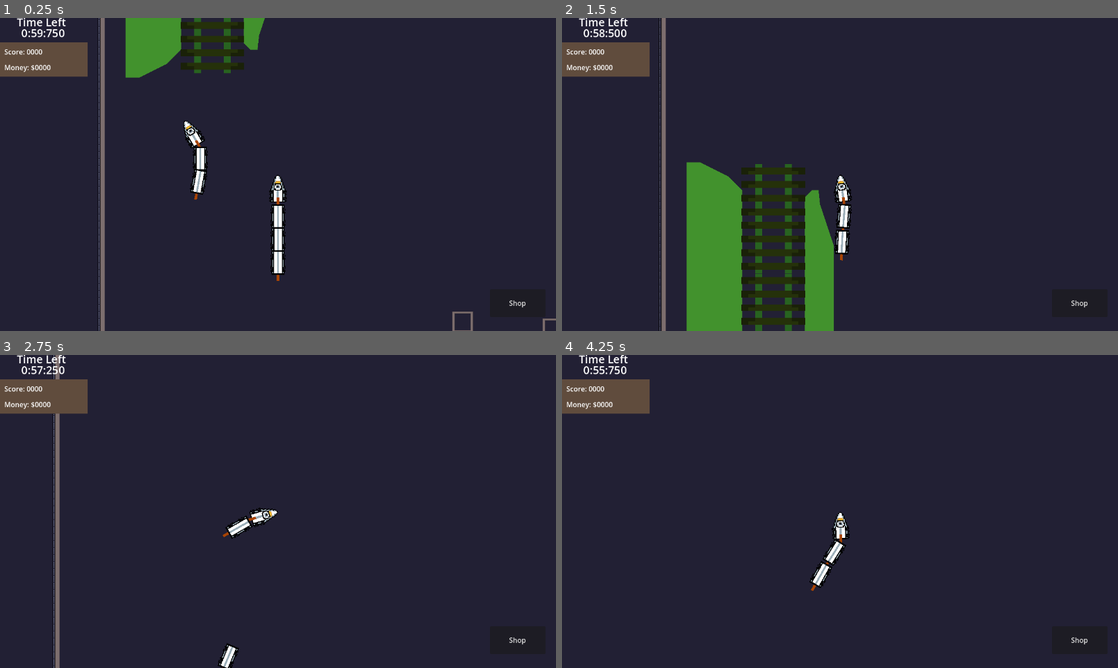
Above: before the commit, frames 1-4 (two rows, left to right).
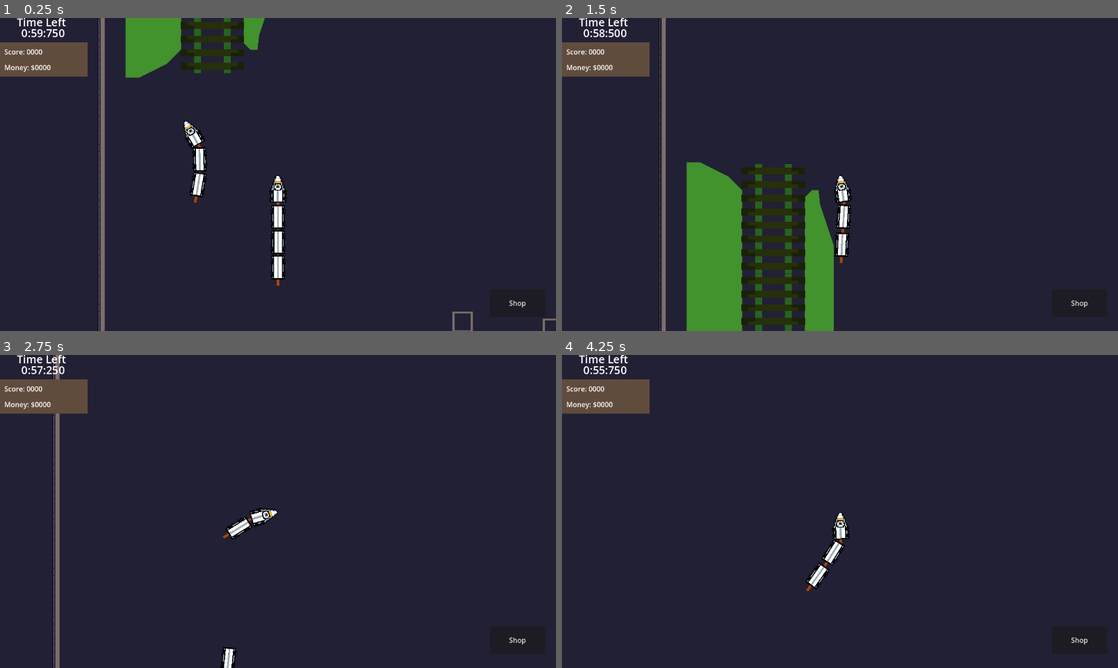
Above: after the commit, the same moments.

Repository: GodMadeEarth/Godot-Wild-Jam-59
Game: Godot game, scene res://sences/game.tscn
Same seed, same stepped clock (60 frames per second), same inputs: the game is played once before the commit and once after it.
Inputs (mouse positions are in pixels of both pictures, inside the frame that each line leads up to):
- Up to frame 1 (0.25 s): no input
- Up to frame 2 (1.5 s): move the mouse to (962, 158) at 0.52 s; hold Up (ui_up) 0.53-1.28 s; tap Shift (Dash) at 0.6 s; move the mouse to (728, 190) at 1.27 s; hold Down (ui_down) from 1.28 s (still down); tap A (Move_L) at 1.35 s
- Up to frame 3 (2.75 s): move the mouse to (333, 442) at 2.02 s; release Down (ui_down) at 2.03 s; hold Up (ui_up) from 2.03 s (still down); hold D (Move_R) from 2.03 s (still down)
- Up to frame 4 (4.25 s): move the mouse to (812, 574) at 2.77 s; release D (Move_R) at 2.78 s; tap Shift (Dash) at 2.85 s; move the mouse to (1006, 558) at 3.52 s; release Up (ui_up) at 3.53 s; hold Down (ui_down) from 3.53 s (still down); hold A (Move_L) from 3.53 s (still down)

The runs differ from the first frame. In frame 1, 0.4% of the frame differs, in the area x 34-52%, y 38-86%; in frame 2, 0.2%; in frame 3, 0.3%; in frame 4, 0.4%.

Commit message:
Protected Carts On Dash

Diff:
--- a/Godot-wild-jam-59/sences/Trains/base_train_head.tscn
+++ b/Godot-wild-jam-59/sences/Trains/base_train_head.tscn
@@ -12,7 +12,13 @@
 position = Vector2(9, 35)
 motion_mode = 1
 script = ExtResource("1_6jy5h")
-cart_spacing = 20
+cart_spacing = 25
+
+[node name="Polygon2D2" type="Polygon2D" parent="."]
+position = Vector2(-3, 53)
+scale = Vector2(0.25, 0.616618)
+color = Color(0.658824, 0.266667, 0.0235294, 1)
+polygon = PackedVector2Array(0, -8.34042, 0, 50.0425, 24, 50.0425, 24, -8.34042)
 
 [node name="Sprite2D" type="Sprite2D" parent="."]
 texture_filter = 1
@@ -22,18 +28,12 @@
 region_enabled = true
 region_rect = Rect2(0, 0, 16, 32)
 
-[node name="Polygon2D2" type="Polygon2D" parent="."]
-position = Vector2(-2.99997, 58.1429)
-scale = Vector2(0.25, 0.616618)
-color = Color(0.658824, 0.266667, 0.0235294, 1)
-polygon = PackedVector2Array(0, -8.34042, 0, 50.0425, 24, 50.0425, 24, -8.34042)
-
 [node name="CollisionPolygon2D" type="CollisionPolygon2D" parent="."]
 position = Vector2(-8, 49)
 polygon = PackedVector2Array(-7.99997, -18, -7.99997, 7, 24, 7, 24, -18, 8.00003, -41)
 
 [node name="PinJoint2D" type="PinJoint2D" parent="."]
-position = Vector2(2.89679e-05, 70)
+position = Vector2(3.5767e-07, 66)
 node_a = NodePath("..")
 
 [node name="Polygon2D" type="Polygon2D" parent="."]
--- a/Godot-wild-jam-59/sences/Trains/train_cart.gd
+++ b/Godot-wild-jam-59/sences/Trains/train_cart.gd
@@ -5,7 +5,7 @@
 
 func _on_area_2d_area_entered(area):
 	if area.get_parent() is Train_Head and area.get_parent().is_dashing:
-		if is_connected_to_head:
+		if is_connected_to_head and not get_parent().get_node("Train head").is_dashing:
 			var personal_train_head = get_parent().get_node("Train head")
 			await personal_train_head.remove_cart(get_index())
 		elif !is_connected_to_head:
--- a/Godot-wild-jam-59/sences/Trains/train_cart.tscn
+++ b/Godot-wild-jam-59/sences/Trains/train_cart.tscn
@@ -35,6 +35,8 @@
 gravity_scale = 0.0
 linear_damp = 10.0
 script = ExtResource("1_jylut")
+metadata/_edit_vertical_guides_ = [-11.0, 11.0]
+metadata/_edit_horizontal_guides_ = [-56.0, -28.0]
 
 [node name="Polygon2D2" type="Polygon2D" parent="."]
 position = Vector2(-3, 16)
@@ -44,11 +46,12 @@
 
 [node name="CollisionPolygon2D" type="CollisionPolygon2D" parent="."]
 position = Vector2(-8, -16)
-polygon = PackedVector2Array(-7, 44, 23, 44, 23, -6, 19, -9, 8, -12, -3, -9, -7, -6)
+polygon = PackedVector2Array(-7, 38, -3, 41, 8, 44, 19, 41, 23, 38, 23, -6, 19, -9, 8, -12, -3, -9, -7, -6)
 
 [node name="PinJoint2D" type="PinJoint2D" parent="."]
 position = Vector2(0, 33)
 node_a = NodePath("..")
+disable_collision = false
 
 [node name="Sprite2D" type="Sprite2D" parent="."]
 visible = false
